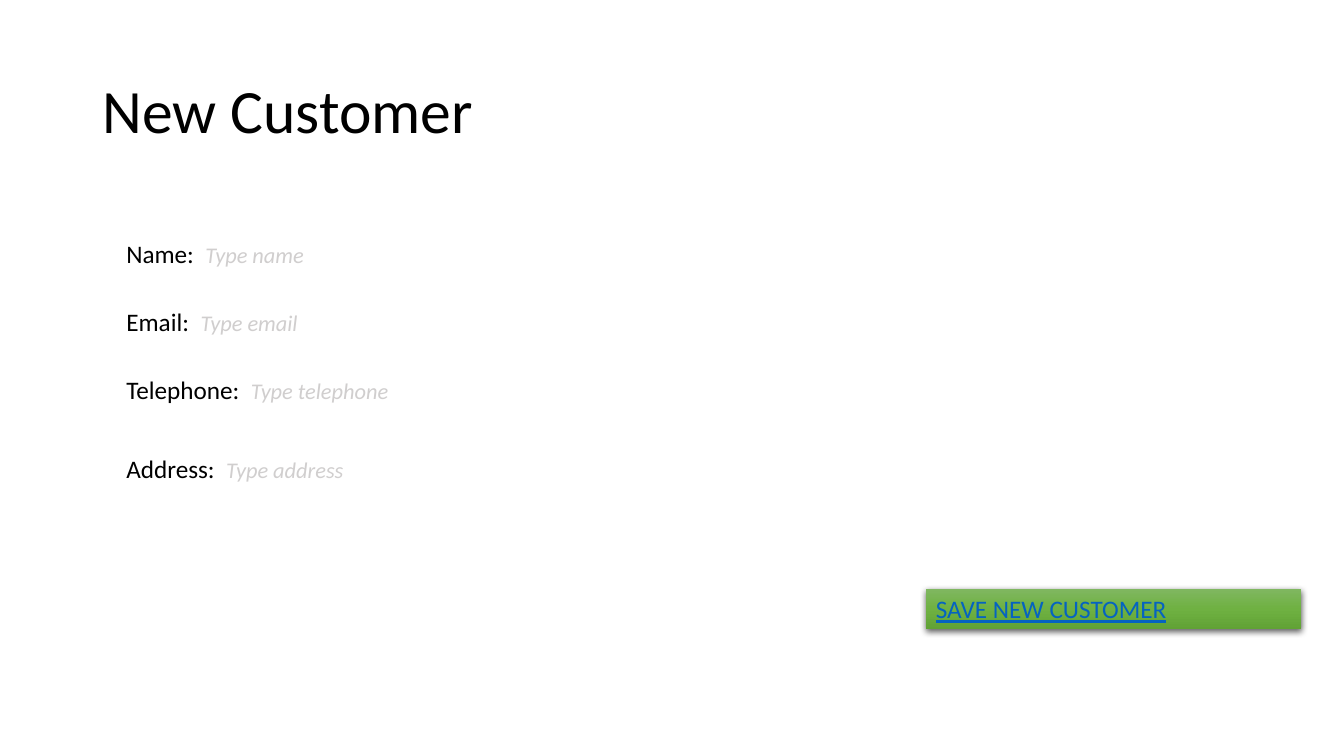
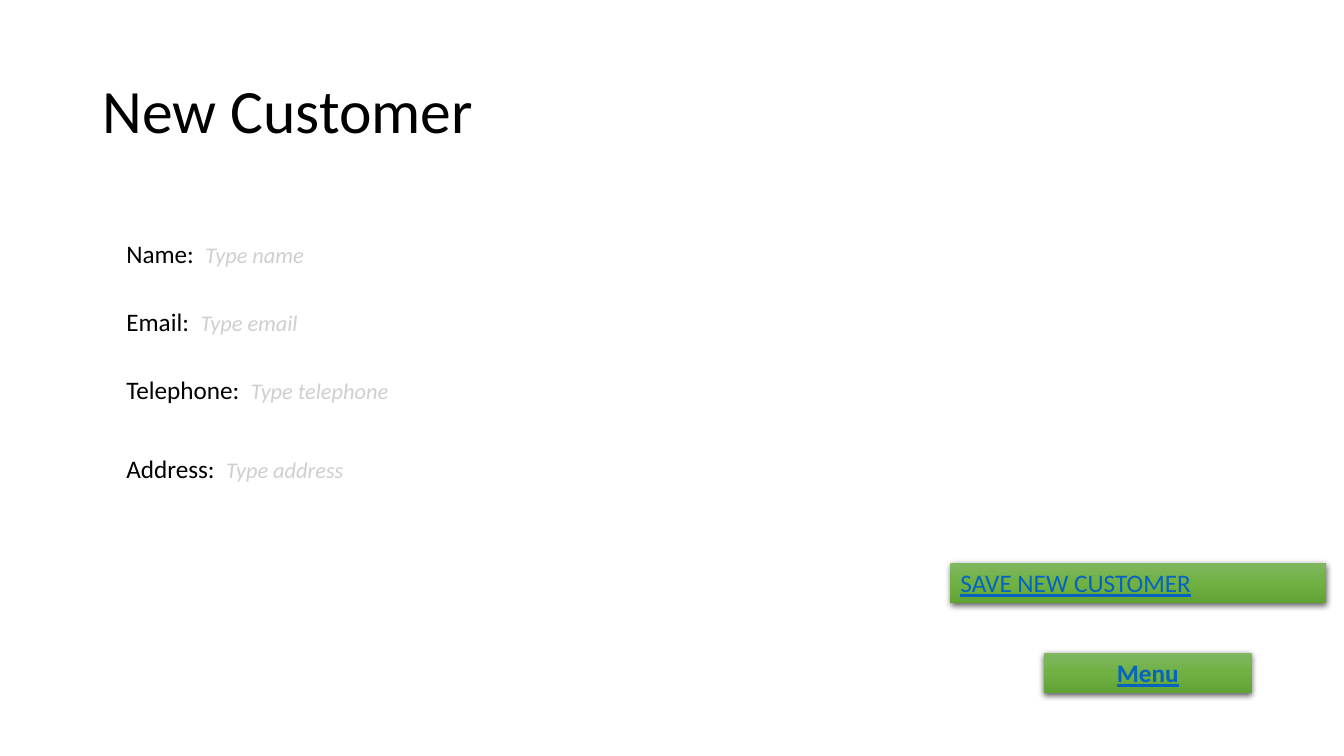
Before and after one commit to lopezpedres/recalls-project, a slide deck: slide 6 of Mockup-EMS.pptx (slide 5 before the commit). Drawn at 1344x756 pixels with LibreOffice and Linux fonts; fonts in the diff are those of the drawing. Boxes give left, top, right and bottom in pixels: in the first picture for what was removed or moved away, otherwise in the second. Text is boxed around its words. In the diff, an @@ line names an element or a change of style, - is before the commit and + after.

```diff
--- a/Mockup-EMS.pptx
+++ b/Mockup-EMS.pptx
@@ rectangle "SAVE NEW CUSTOMER": place and size @@
-rectangle "SAVE NEW CUSTOMER" at [926,589,1302,629]
+rectangle "SAVE NEW CUSTOMER" at [951,563,1327,603]
@@ rectangle added at [1045,653,1252,694], fill gradient #81B861 to #6FB242 to #62A336, 18 pt, text #0563C1, bold, underline @@
+Menu
```
Also in this commit, not shown: 4 other slides changed, 5 slides added.
